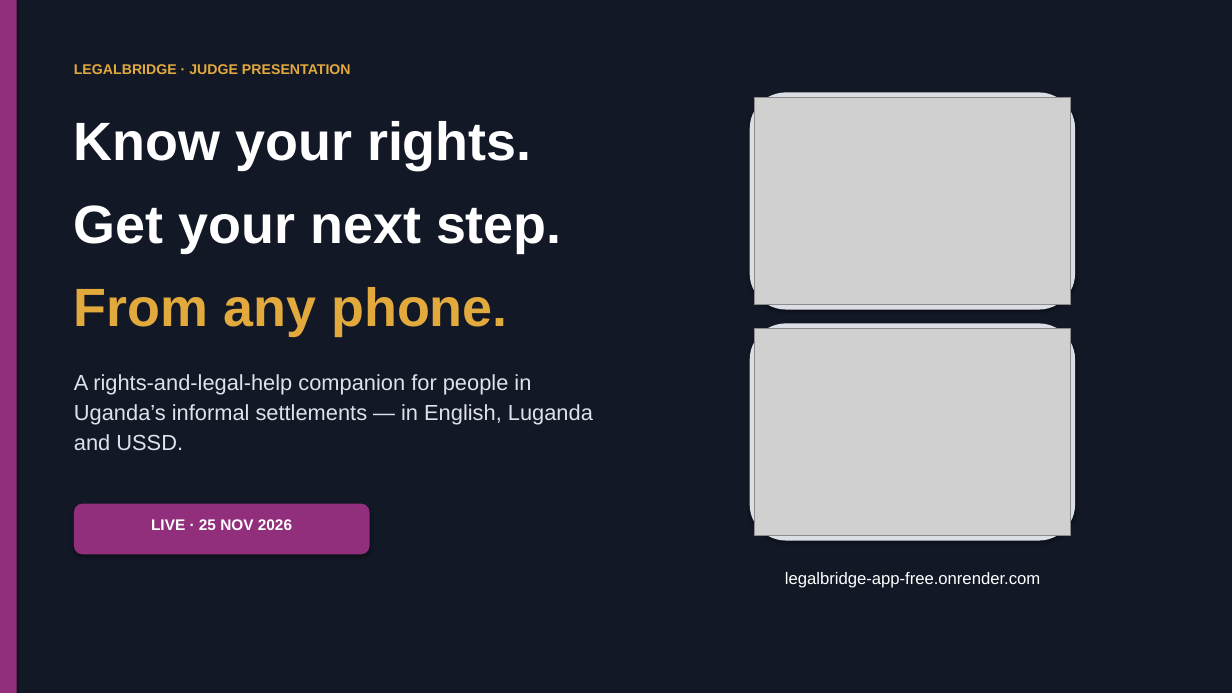
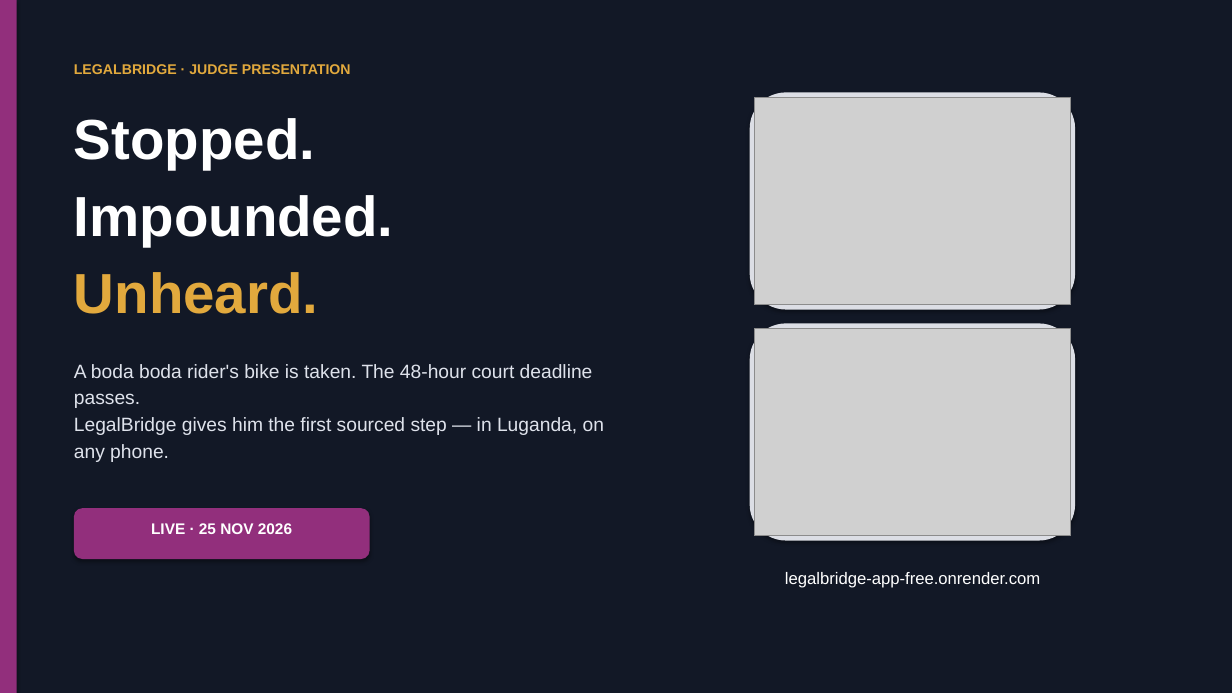
Before and after one commit to kamushabeampulira-afk/legalbridge-uganda, a slide deck: slide 1 of presentation/LegalBridge_Judge_Deck.pptx. Drawn at 1232x693 pixels with LibreOffice and Linux fonts; fonts in the diff are those of the drawing; grey boxes stand for pictures. Boxes give left, top, right and bottom in pixels: in the first picture for what was removed or moved away, otherwise in the second. Text is boxed around its words. In the diff, an @@ line names an element or a change of style, - is before the commit and + after.

Commit message:
Reframe judge deck around boda rider detention evidence

```diff
--- a/presentation/LegalBridge_Judge_Deck.pptx
+++ b/presentation/LegalBridge_Judge_Deck.pptx
@@ text at (x1=74, y1=118, x2=315, y2=170): text changed; size 42 to 44 pt @@
-Know your rights.
+Stopped.
@@ text at (x1=74, y1=195, x2=394, y2=247): text changed; size 42 to 44 pt @@
-Get your next step.
+Impounded.
@@ text at (x1=74, y1=272, x2=319, y2=314): text changed; size 42 to 44 pt @@
-From any phone.
+Unheard.
@@ text at (x1=74, y1=364, x2=604, y2=462): text changed; size 17 to 15 pt @@
-A rights-and-legal-help companion for people in Uganda’s informal settlements — in English, Luganda and USSD.
+A boda boda rider's bike is taken. The 48-hour court deadline passes.
+LegalBridge gives him the first sourced step — in Luganda, on any phone.
@@ rounded rectangle moved from (x1=74, y1=504, x2=370, y2=555) to (x1=74, y1=508, x2=370, y2=559) @@
@@ text "LIVE · 25 NOV 2026" moved from (x1=151, y1=519, x2=292, y2=530) to (x1=151, y1=523, x2=292, y2=534) @@
```
Also in this commit, not shown: 5 other slides changed, 1 slide added, 1 slide removed, 2 other files.
